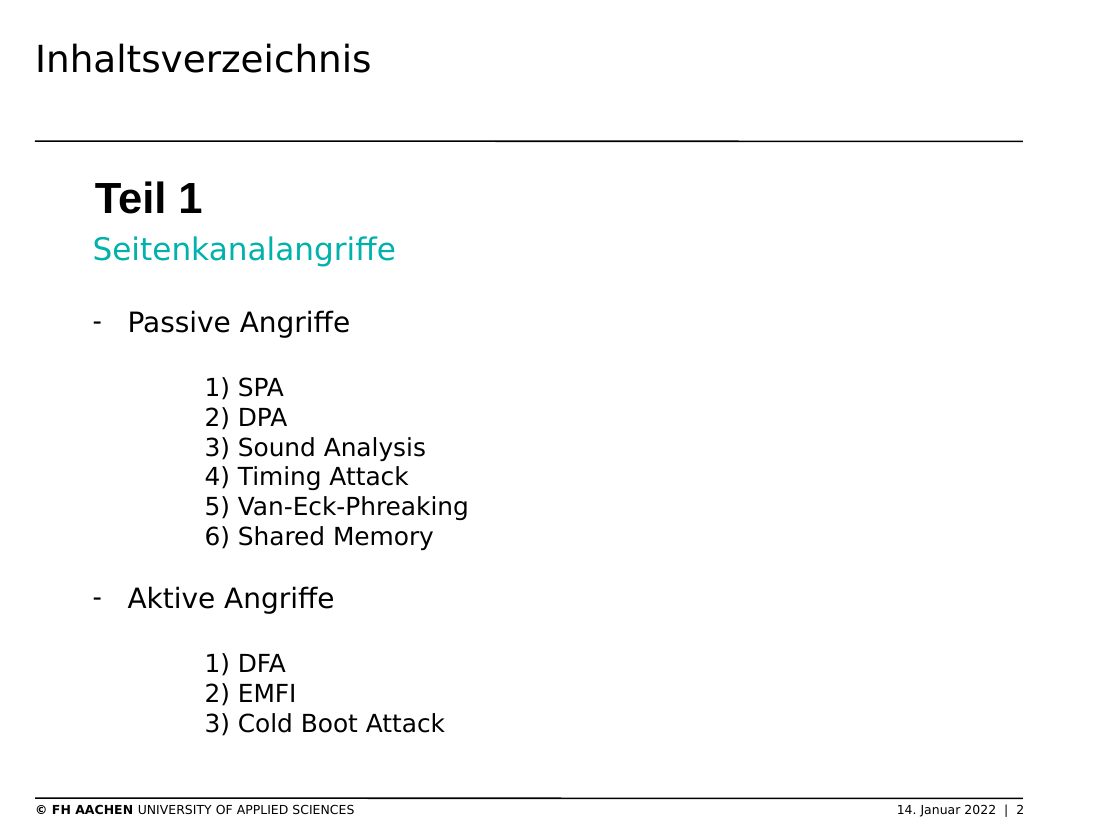
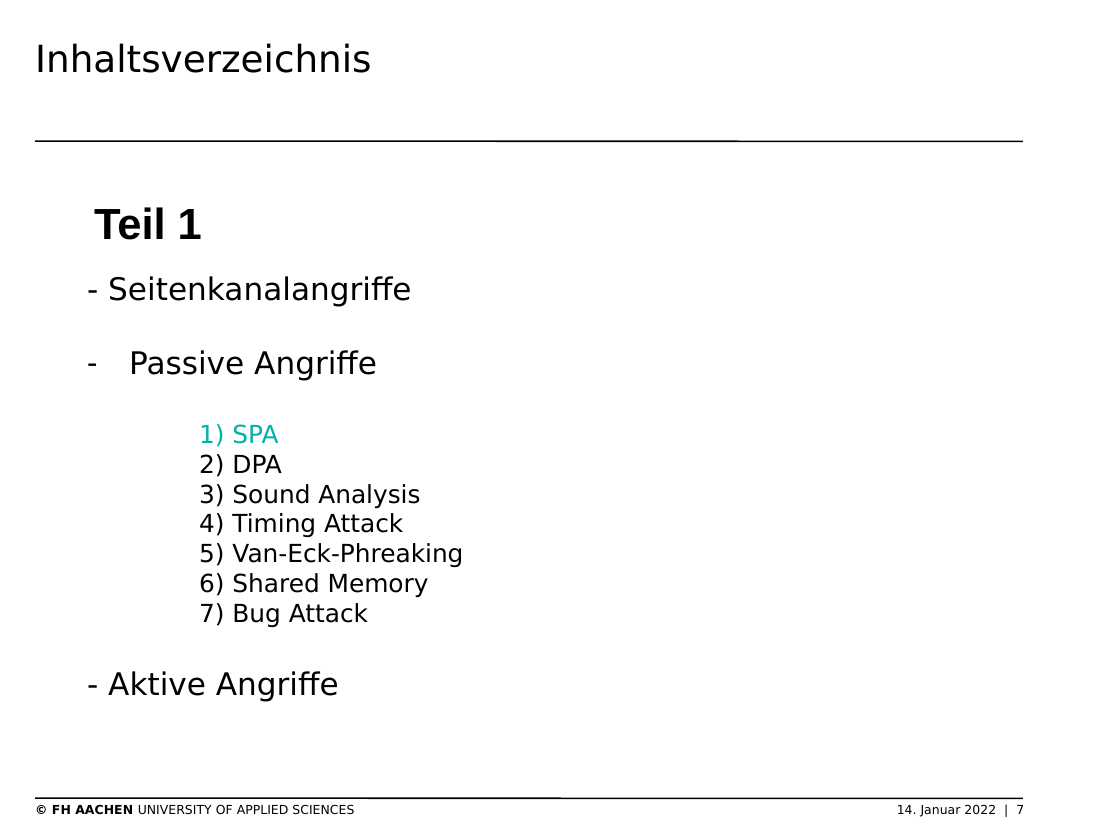
Before and after one commit to SchmickHub/Bachmann---Dahlhaus, a slide deck: slide 7 of Seitenkanal und HSM Folien.pptx (slide 2 before the commit). Drawn at 1120x840 pixels with LibreOffice and Linux fonts; fonts in the diff are those of the drawing; background and template pictures are left out. Boxes give left, top, right and bottom in pixels: in the first picture for what was removed or moved away, otherwise in the second. Text is boxed around its words. In the diff, an @@ line names an element or a change of style, - is before the commit and + after.

```diff
--- a/Seitenkanal und HSM Folien.pptx
+++ b/Seitenkanal und HSM Folien.pptx
@@ text "Teil 1": place and size @@
-text "Teil 1" at (95, 181, 202, 214)
+text "Teil 1" at (94, 207, 202, 240)
@@ text "- Seitenkanalangriffe": place and size @@
-text "- Seitenkanalangriffe" at (93, 236, 469, 736)
+text "- Seitenkanalangriffe" at (108, 276, 463, 702)
@@ text at (108, 276, 411, 306): text changed; text colour #00B1AC to #000000 @@
-Seitenkanalangriffe
+- Seitenkanalangriffe
@@ text at (129, 350, 377, 447): size 18 to 20 pt in "Passive Angriffe"; text colour #000000 to #00B1AC in "1) SPA"; indent changed @@
@@ text at (108, 603, 368, 702): text changed; size 16 to 20 pt @@
-– Aktive Angriffe
-1) DFA
-2) EMFI
-3) Cold Boot Attack
+7) Bug Attack
+- Aktive Angriffe
@@ text at (52, 804, 1024, 817): text changed @@
-© FH AACHEN UNIVERSITY OF APPLIED SCIENCES 14. Januar 2022 | 2
+© FH AACHEN UNIVERSITY OF APPLIED SCIENCES 14. Januar 2022 | 7
```
Also in this commit, not shown: 16 other slides changed, 13 slides added.
